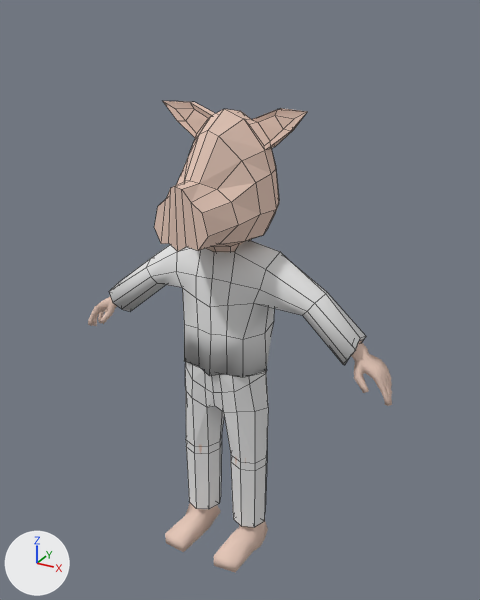
What one commit did to the Blender file projects/marloth/client/assets/blend/models/person.blend.
Both versions are drawn from a camera (50 mm lens) standing at (1.505, -2.576, 2.713) and looking at (0.053, 0.063, 1.394). The axes (+X, +Y, +Z) are drawn at lower left. The lights are the same throughout. Mesh edges are drawn as thin lines on the coarser meshes.

Objects in the first picture: 'hog-head', 'pants', 'person-body', 'shirt'.
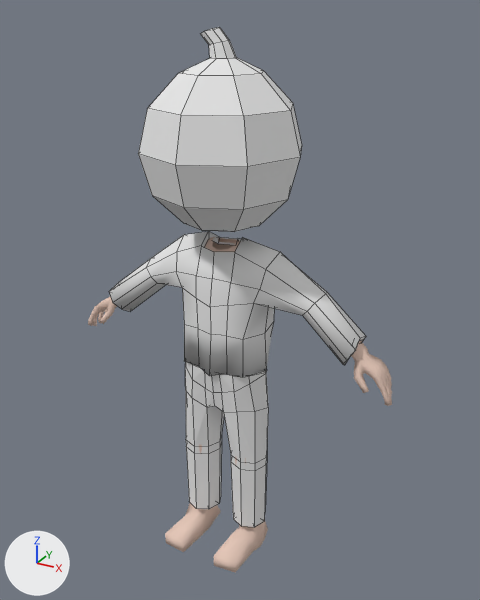
Where the change shows, as pixel boxes [x1, y1, x2, y2] in the pictures (480 x 600 px):
'pumpkin-head', added: after [138, 27, 302, 232]
'hog-head', hidden: before [154, 101, 307, 253]

Diff of the bpy script that builds the scene:
```diff
--- a/projects/marloth/client/assets/blend/models/person.blend.py
+++ b/projects/marloth/client/assets/blend/models/person.blend.py
@@ mat_pumpkin @@
+mat_pumpkin = diffuse_material('pumpkin')
+mat_pumpkin.base_color = (0.8, 0.8, 0.8)  # white #e7e7e7
@@ me_pumpkin_head @@
+me_pumpkin_head.from_pydata(...)  # 66 vertices, 68 faces; spans x -0.376..0.376, y -0.376..0.376, z -0.038..0.839
+me_pumpkin_head.materials.append(mat_pumpkin)  # its picture is missing
@@ ob_hog_head @@
 _m = ob_hog_head.modifiers.new('Mirror', 'MIRROR')
+ob_hog_head.hide_viewport = True
@@ ob_pumpkin_head @@
+ob_pumpkin_head = bpy.data.objects.new('pumpkin-head', me_pumpkin_head)
+ob_pumpkin_head.location = (0.0, 0.0, 1.801)
```
